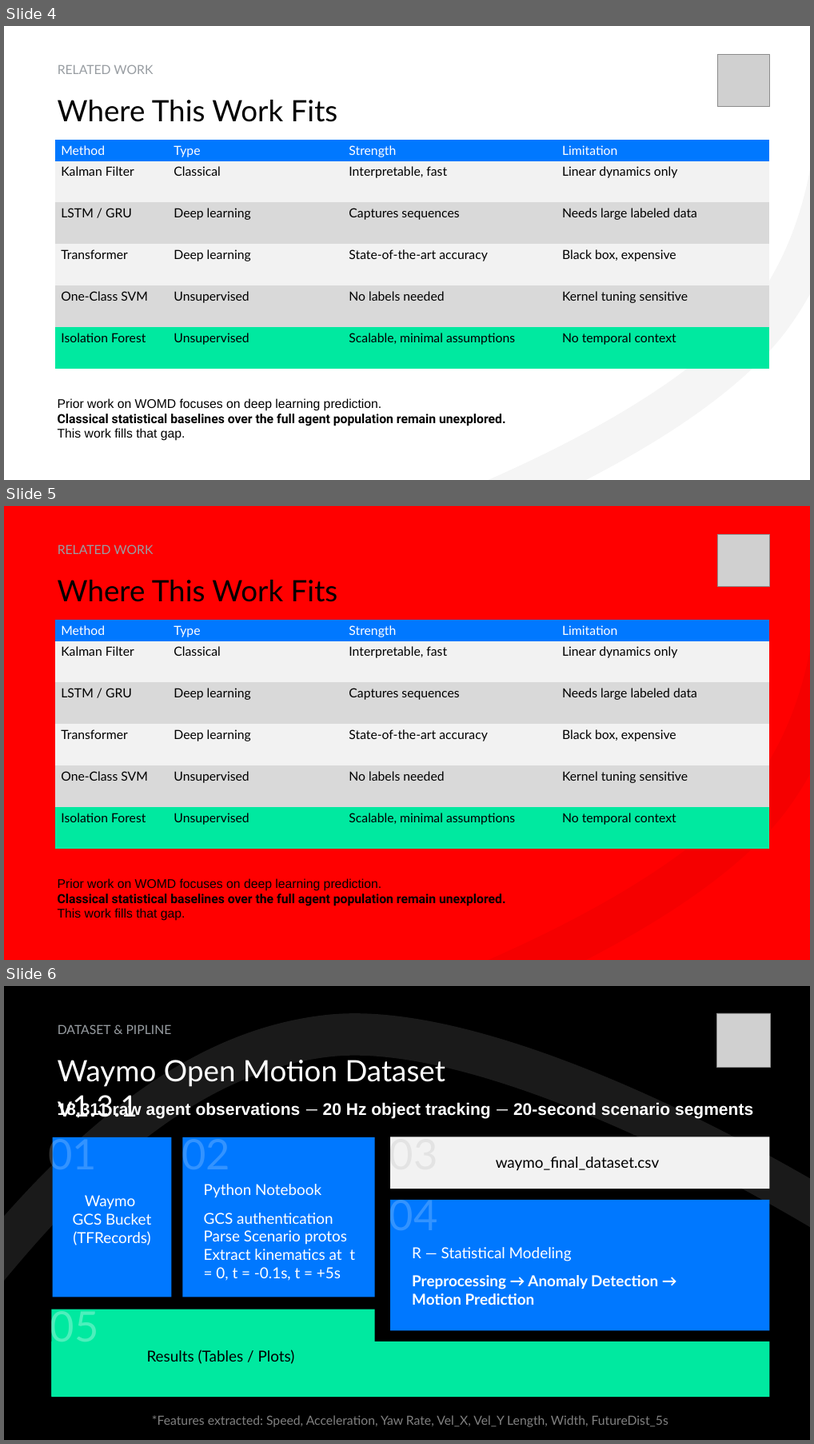
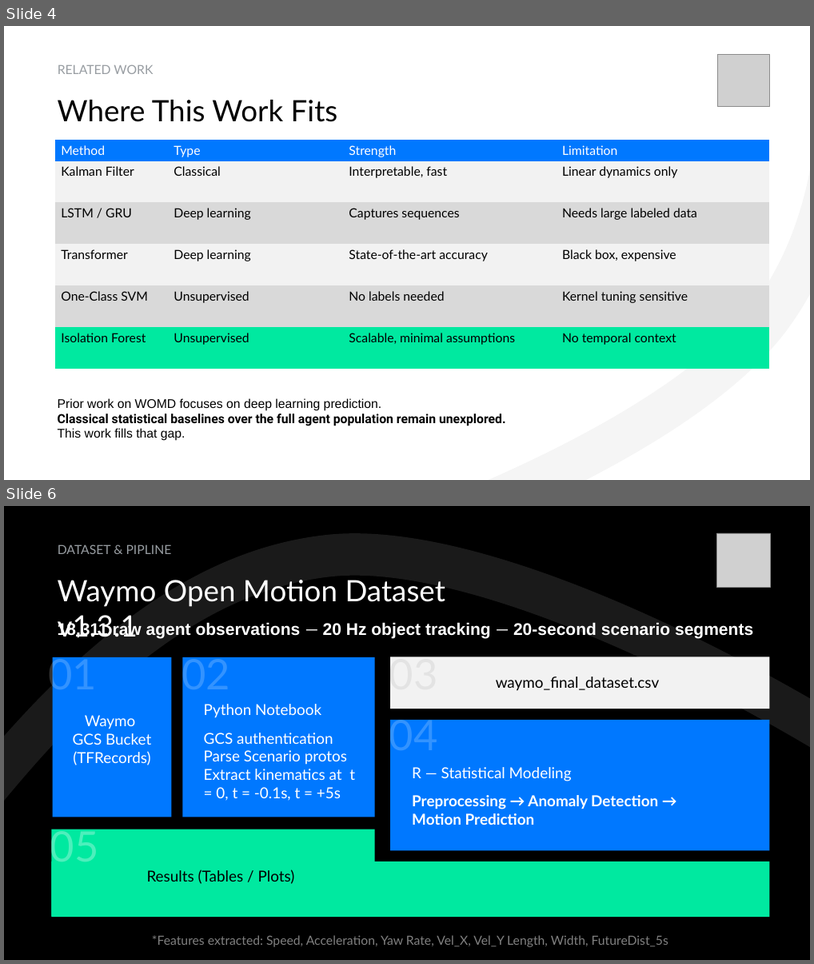
Before and after one commit to pstepanovum/womd-unsupervised-anomaly-detection, a slide deck: docs/presentation/Unsupervised Statistical Learning for Kinematic Anomaly Detection in Autonomous Driving Scenarios.pptx. Shown one above the other, each under a label of ours: slides 4, 5 and 6 before the commit, slides 4 and 6 after it; the slides between them are not shown. The pictures are 814x1444 and 814x964 pixels, drawn with LibreOffice and Linux fonts; fonts in the diff are those of the drawing; grey boxes stand for pictures. Boxes give left, top, right and bottom in pixels: in the first picture for what was removed or moved away, otherwise in the second. Text is boxed around its words. In the diff, an @@ line names an element or a change of style, - is before the commit and + after.

```diff
--- a/docs/presentation/Unsupervised Statistical Learning for Kinematic Anomaly Detection in Autonomous Driving Scenarios.pptx
+++ b/docs/presentation/Unsupervised Statistical Learning for Kinematic Anomaly Detection in Autonomous Driving Scenarios.pptx
@@ slide 5 removed at box(4, 506, 810, 960), background #FF0000 @@
@@ freeform shape removed at box(4, 506, 810, 960) @@
@@ title removed at box(58, 544, 153, 554) @@
-RELATED WORK
@@ picture removed at box(718, 535, 770, 587) @@
@@ text removed at box(58, 580, 338, 602) @@
-Where This Work Fits
@@ table removed at box(55, 620, 770, 848), 6 rows, 4 columns @@
-Method | Type | Strength | Limitation
-Kalman Filter | Classical | Interpretable, fast | Linear dynamics only
-LSTM / GRU | Deep learning | Captures sequences | Needs large labeled data
-Transformer | Deep learning | State-of-the-art accuracy | Black box, expensive
-One-Class SVM | Unsupervised | No labels needed | Kernel tuning sensitive
-Isolation Forest | Unsupervised | Scalable, minimal assumptions | No temporal context
@@ text removed at box(58, 878, 506, 920) @@
-Prior work on WOMD focuses on deep learning prediction.
-Classical statistical baselines over the full agent population remain unexplored.
-This work fills that gap.
```
Also in this commit, not shown: 2 slides changed, 2 slides added.
